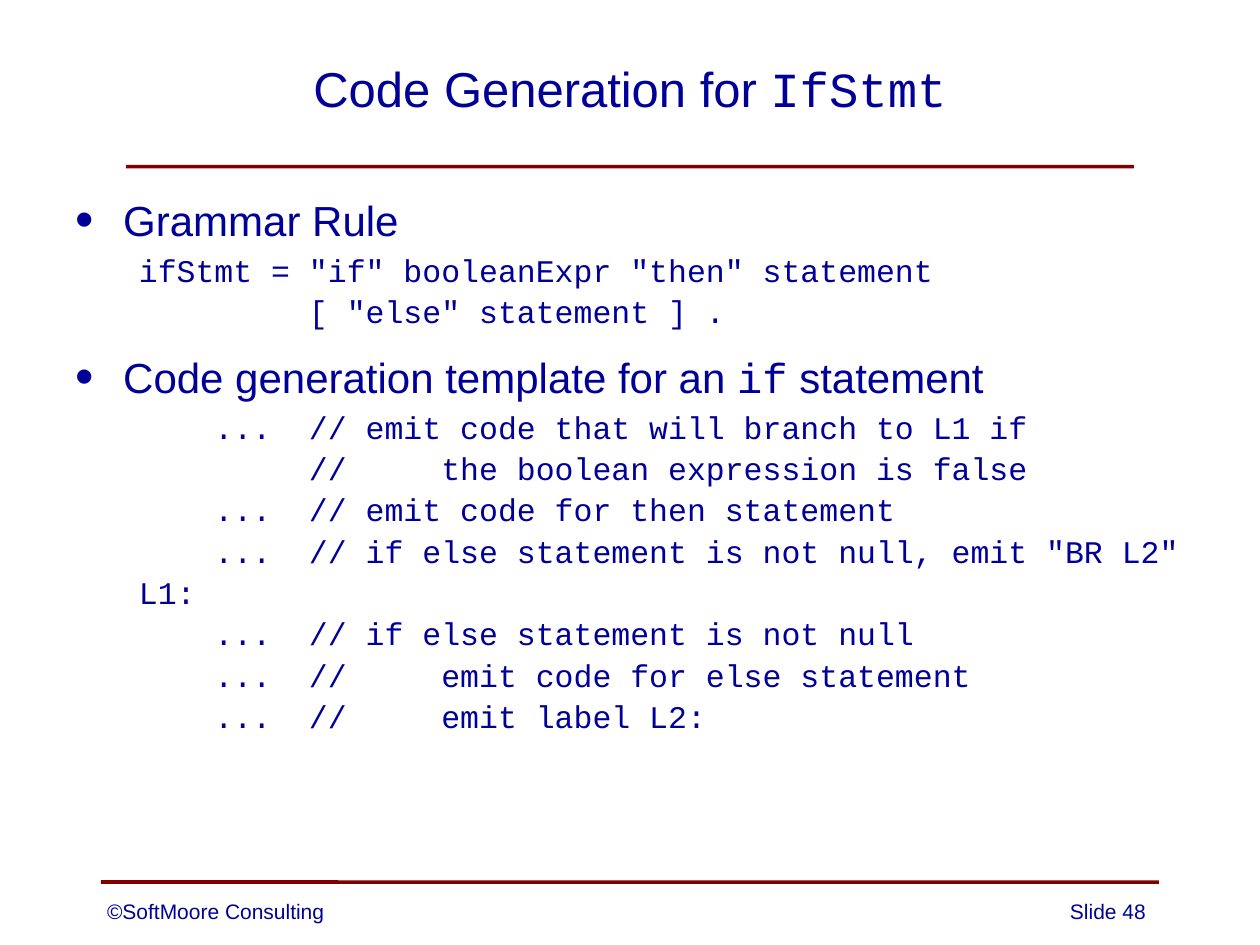
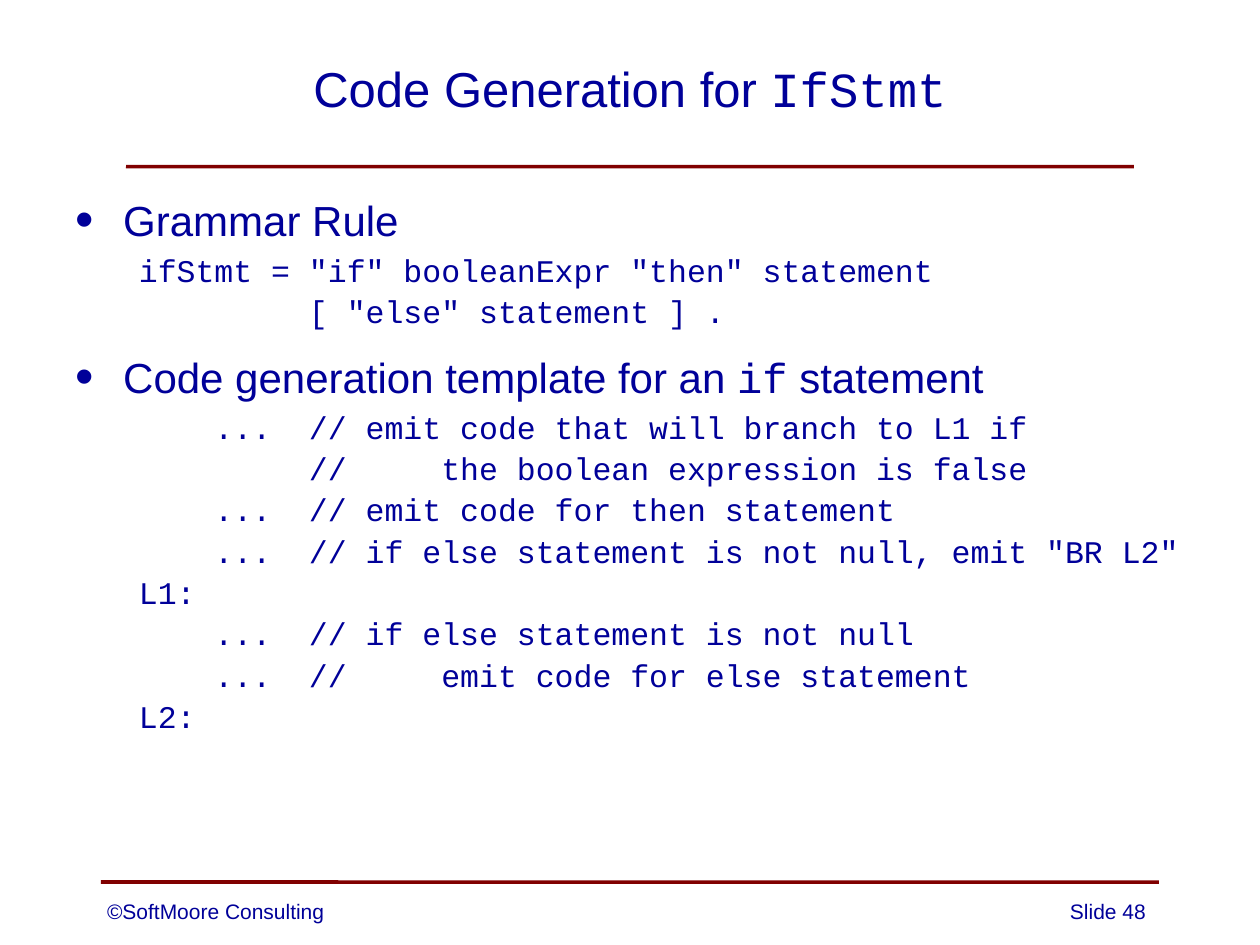
Before and after one commit to SoftMoore/CPRL-Java-3rd, a slide deck: slide 48 of PowerPoints/11 - Code Generation.pptx. Drawn at 1260x945 pixels with LibreOffice and Linux fonts; fonts in the diff are those of the drawing. Boxes give left, top, right and bottom in pixels: in the first picture for what was removed or moved away, otherwise in the second. Text is boxed around its words. In the diff, an @@ line names an element or a change of style, - is before the commit and + after.

Commit message:
minor rewording on one PowerPoint slide

```diff
--- a/PowerPoints/11 - Code Generation.pptx
+++ b/PowerPoints/11 - Code Generation.pptx
@@ text at [139, 707, 196, 728]: text changed @@
-  ... // emit label L2:
+  L2:
```
